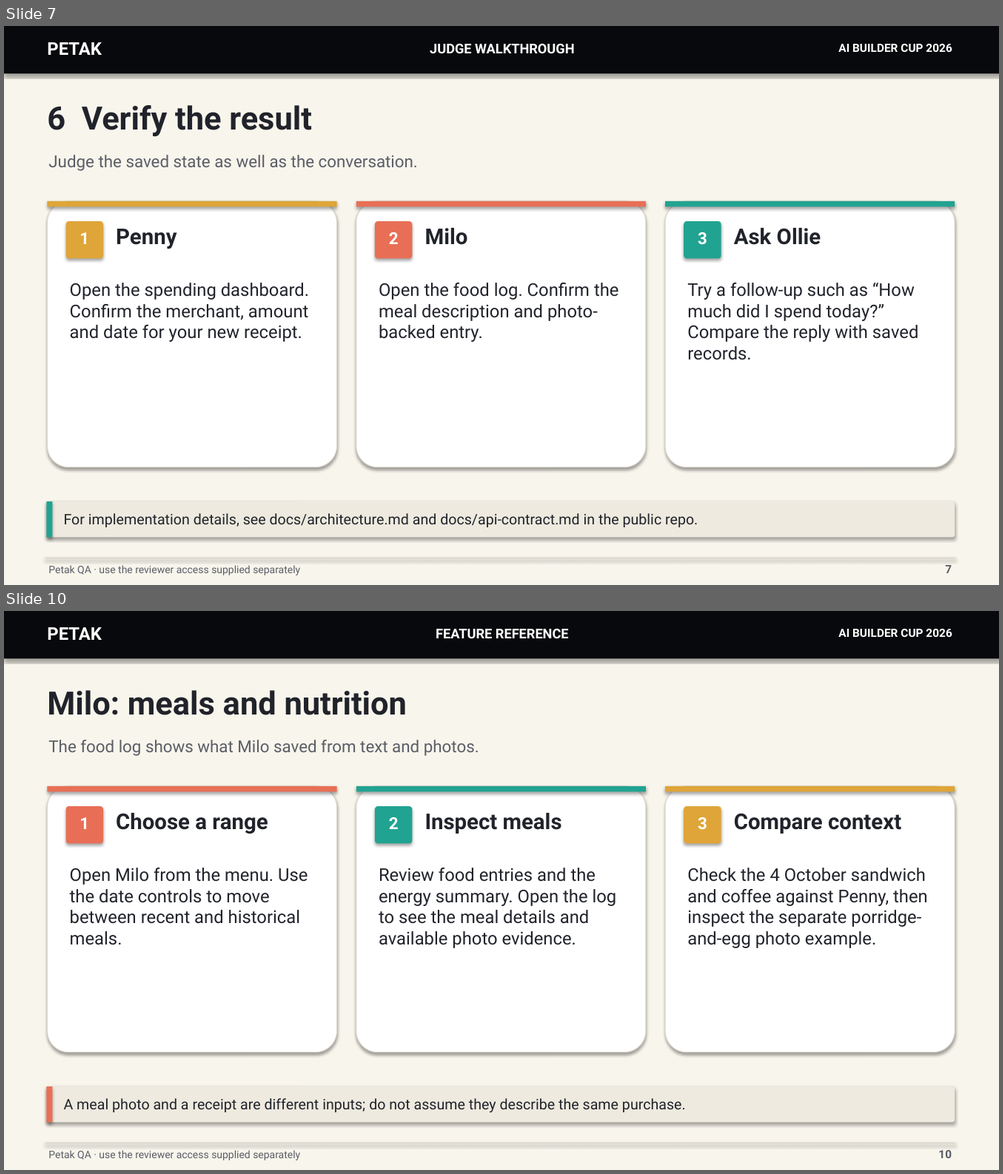
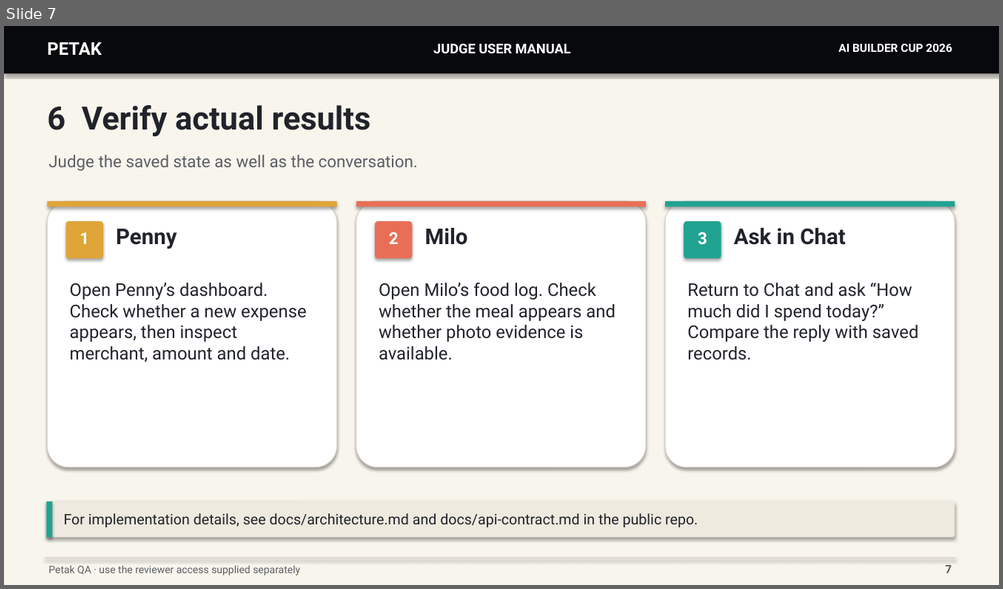
Before and after one commit to FhikarZul/petak-builder-cup-2026, a slide deck: docs/judge-walkthrough.pptx. Shown one above the other, each under a label of ours: slides 7 and 10 before the commit, slide 7 after it; the slides between them are not shown. The pictures are 1003x1174 and 1003x589 pixels, drawn with LibreOffice and Linux fonts; fonts in the diff are those of the drawing. Boxes give left, top, right and bottom in pixels: in the first picture for what was removed or moved away, otherwise in the second. Text is boxed around its words. In the diff, an @@ line names an element or a change of style, - is before the commit and + after.

Commit message:
Audit and focus judge manual slides

```diff
--- a/docs/judge-walkthrough.pptx
+++ b/docs/judge-walkthrough.pptx
@@ slide 10 removed at box(4, 611, 999, 1170), background #FFFFFF @@
@@ rectangle removed at box(4, 611, 999, 1170) @@
@@ rectangle removed at box(4, 611, 999, 659) @@
@@ text removed at box(47, 627, 102, 640) @@
-PETAK
@@ text removed at box(435, 629, 569, 638) @@
-FEATURE REFERENCE
@@ text removed at box(838, 629, 951, 637) @@
-AI BUILDER CUP 2026
@@ text removed at box(47, 690, 407, 715) @@
-Milo: meals and nutrition
@@ text removed at box(48, 740, 479, 756) @@
-The food log shows what Milo saved from text and photos.
@@ rounded rectangle removed at box(47, 786, 337, 1053) @@
@@ rectangle removed at box(47, 786, 337, 792) @@
@@ rounded rectangle removed at box(356, 786, 646, 1053) @@
@@ rectangle removed at box(356, 786, 646, 792) @@
@@ rounded rectangle removed at box(665, 786, 955, 1053) @@
@@ rectangle removed at box(665, 786, 955, 792) @@
@@ rounded rectangle removed at box(66, 806, 103, 844) @@
@@ rounded rectangle removed at box(375, 806, 412, 844) @@
@@ rounded rectangle removed at box(684, 806, 721, 844) @@
@@ text removed at box(79, 817, 89, 829) @@
-1
@@ text removed at box(116, 813, 267, 834) @@
-Choose a range
@@ text removed at box(389, 817, 398, 829) @@
-2
@@ text removed at box(425, 813, 562, 834) @@
-Inspect meals
@@ text removed at box(697, 817, 707, 829) @@
-3
@@ text removed at box(734, 813, 901, 834) @@
-Compare context
@@ text removed at box(70, 868, 307, 945) @@
-Open Milo from the menu. Use the date controls to move between recent and historical meals.
@@ text removed at box(378, 868, 617, 948) @@
-Review food entries and the energy summary. Open the log to see the meal details and available photo evidence.
@@ text removed at box(687, 868, 928, 948) @@
-Check the 4 October sandwich and coffee against Penny, then inspect the separate porridge-and-egg photo example.
@@ rounded rectangle removed at box(46, 1087, 955, 1123) @@
@@ rectangle removed at box(46, 1087, 53, 1123) @@
@@ text removed at box(64, 1099, 686, 1113) @@
-A meal photo and a receipt are different inputs; do not assume they describe the same purchase.
@@ rectangle removed at box(45, 1143, 956, 1144) @@
@@ text removed at box(48, 1150, 300, 1161) @@
-Petak QA · use the reviewer access supplied separately
@@ text removed at box(938, 1150, 951, 1159) @@
-10
@@ slide 7 changed as well @@
@@ text at box(433, 44, 571, 53): text changed @@
-JUDGE WALKTHROUGH
+JUDGE USER MANUAL
@@ text at box(47, 105, 371, 137): text changed @@
-6 Verify the result
+6 Verify actual results
@@ text at box(734, 228, 845, 245): text changed @@
-Ask Ollie
+Ask in Chat
@@ text at box(70, 283, 307, 362): text changed @@
-Open the spending dashboard. Confirm the merchant, amount and date for your new receipt.
+Open Penny’s dashboard. Check whether a new expense appears, then inspect merchant, amount and date.
@@ text at box(378, 283, 615, 360): text changed @@
-Open the food log. Confirm the meal description and photo-backed entry.
+Open Milo’s food log. Check whether the meal appears and whether photo evidence is available.
@@ text at box(687, 283, 919, 360): text changed @@
-Try a follow-up such as “How much did I spend today?” Compare the reply with saved records.
+Return to Chat and ask “How much did I spend today?” Compare the reply with saved records.
```
Also in this commit, not shown: 7 other slides changed, 3 other slides removed.
